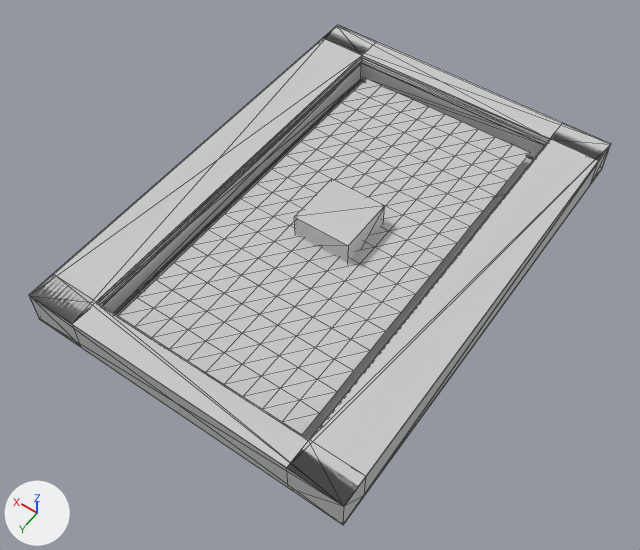
Before and after pictures for a commit that changed the OBJ model Assets/ObjModels/roomWithNodes.obj.
Before and after are seen from a 50 mm camera at (-50.4, 75.7, 107.2) aimed at (-1.0, 6.6, -1.5). Every picture has the same lights, and +X, +Y and +Z are marked at lower left. Mesh edges are drawn as thin lines. Where no turn or scale is listed for an object, it has been applied to the vertices.

Script lines for the objects in view, before the commit:
```python
me_roomwithnodes = bpy.data.meshes.new('roomWithNodes')
me_roomwithnodes.from_pydata(...)  # 287 vertices, 484 faces; spans x -27.2..27.3, y -38.7..38.3, z -0.1..6.7
me_roomwithnodes.materials.append(mat_room)  # its picture is missing
ob_roomwithnodes = bpy.data.objects.new('roomWithNodes', me_roomwithnodes)
ob_roomwithnodes.location = (0.0, 0.0, 0.0)
```
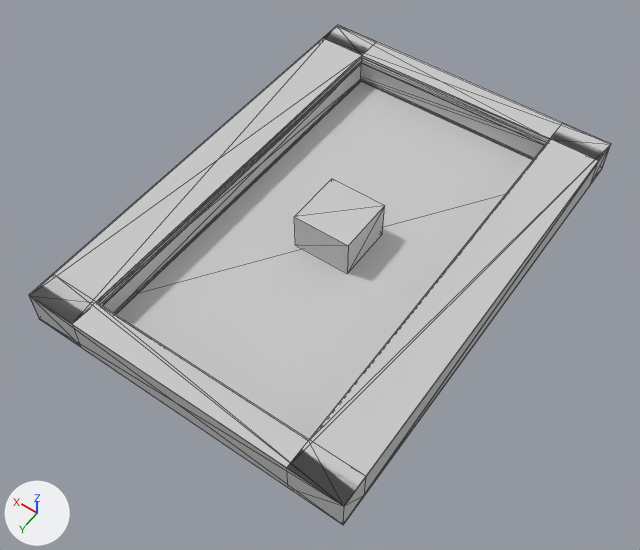
Pixel boxes (x1, y1, x2, y2) of what changed, in the pictures (640 x 550 px):
part 1 of me_roomwithnodes, deleted: before (118, 78, 530, 435)

Edits to the bpy script that builds the scene:
```text
Change me_roomwithnodes:
    where me_roomwithnodes.from_pydata(...)  # 287 vertices, 484 faces; spans x -27.2..27.3, y -38.7..38.3, z -0.1..6.7
    used by ob_roomwithnodes; location = (0.0, 0.0, 0.0)
    me_roomwithnodes part 1: the loose piece of 187 vertices spanning x -16.4..16.4, y -32.3..32.3, z 2.7 is deleted
```
